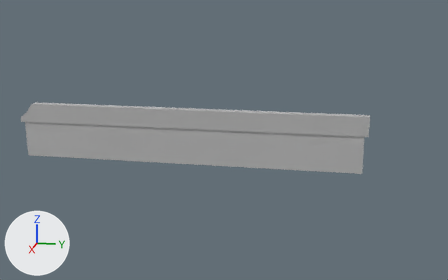
The FBX model SliceOfWife/Content/Assets/Meshes/SM_Saw.fbx, before and after one commit.
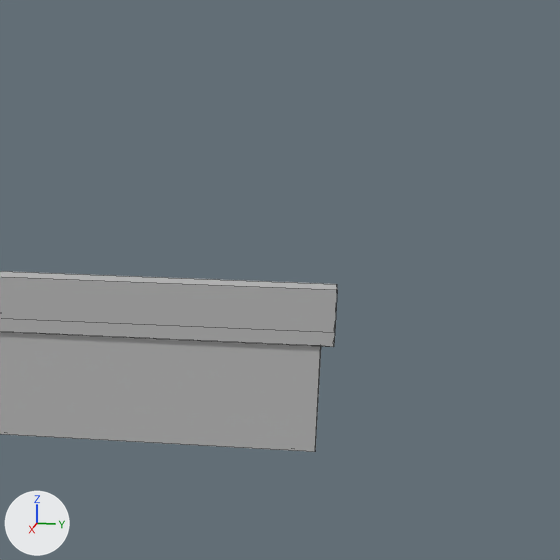
Each version is shown whole from a 50 mm lens placed at (1.446, 0.388, 0.362), pointed at (-0.016, 0.095, -0.004), then close up on the part from 56% to 100% of the width and 6% to 76% of the height. Lighting does not change. The marker at lower left points along +X, +Y and +Z. The close-ups show mesh edges as thin lines. Where no turn or scale is listed for an object, it has been applied to the vertices.

In view in the first close-up: 'Saw'.
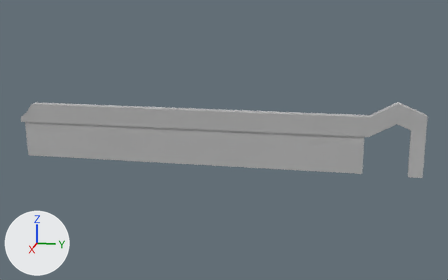
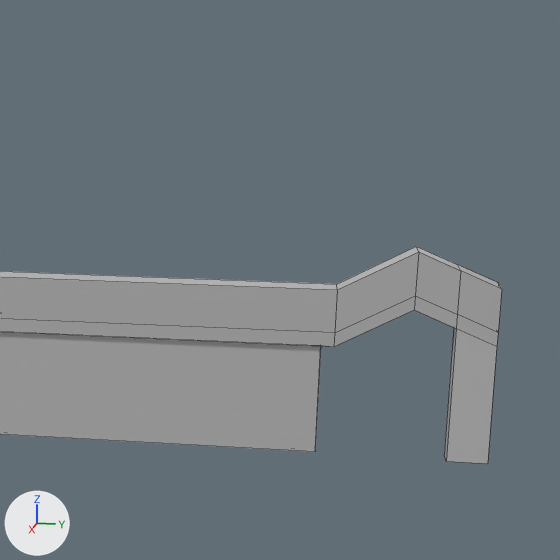
The newer file is also turned or shifted as a whole; pictures and numbers use the older file's frame.

Where the change shows, as pixel boxes (x1, y1, x2, y2) in the close-ups (560 x 560 px):
```json
{"object": "Saw", "change": "reshaped", "before": [0, 271, 337, 452], "after": [0, 246, 502, 464]}
{"part": 1, "of": "me_mesh", "change": "built on", "after": [334, 246, 502, 464]}
```

The change, as JSON lines over the scene's bpy script:
```json
{"block": "me_mesh", "where": "# used by ob_saw; location = (-0.0151, 0.0, 0.0)"}
{"op": "remove", "block": "me_mesh", "code": "me_mesh.from_pydata(...)  # 30 vertices, 28 faces; spans x -0.012..0.012, y -0.443..0.443, z -0.07..0.07"}
{"op": "add", "block": "me_mesh", "code": "me_mesh.from_pydata(...)  # 52 vertices, 50 faces; spans x -0.012..0.012, y -0.443..0.57, z -0.07..0.104"}
{"block": "me_mesh", "change": "me_mesh part 1"}
{"block": "me_mesh", "change": "2 faces are deleted"}
{"block": "me_mesh", "change": "22 vertices are added at x -0.012..0.012, y 0.504..0.57, z -0.07..0.104"}
{"block": "me_mesh", "change": "24 new faces join them"}
```
